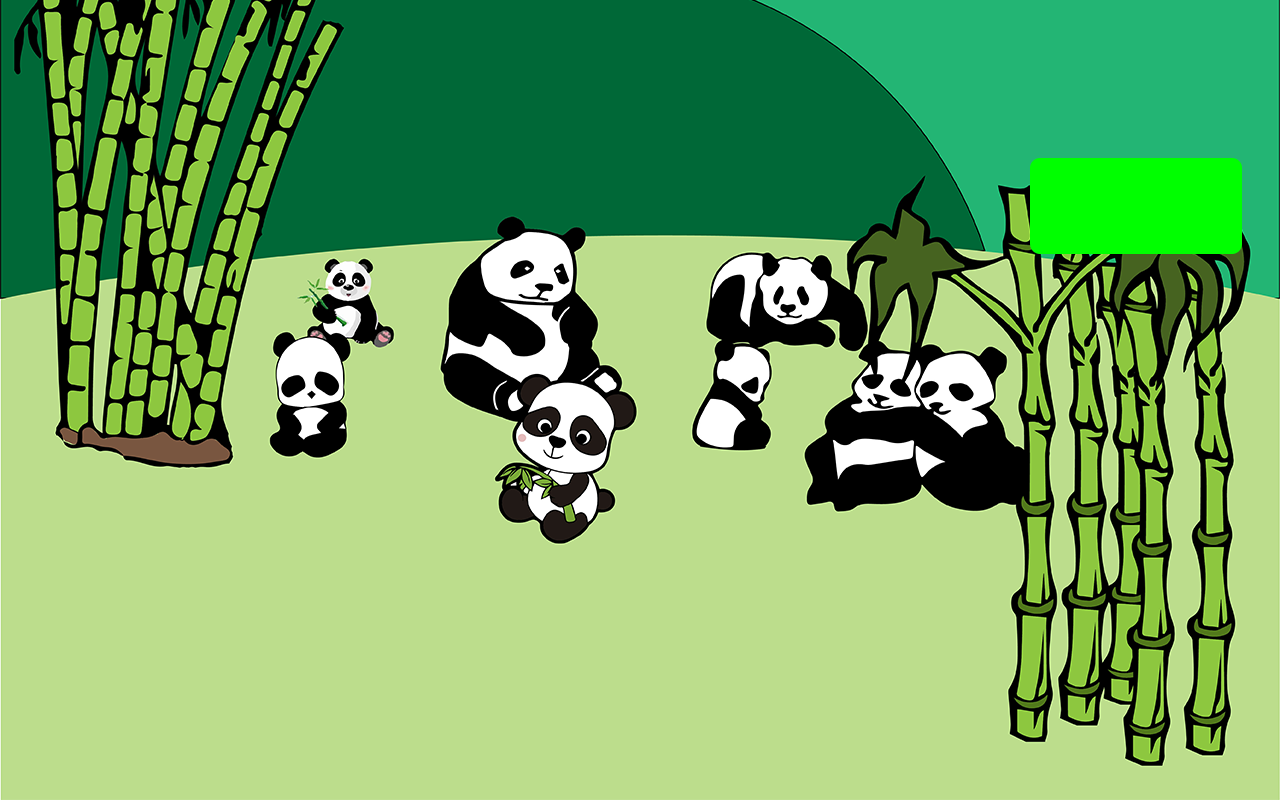
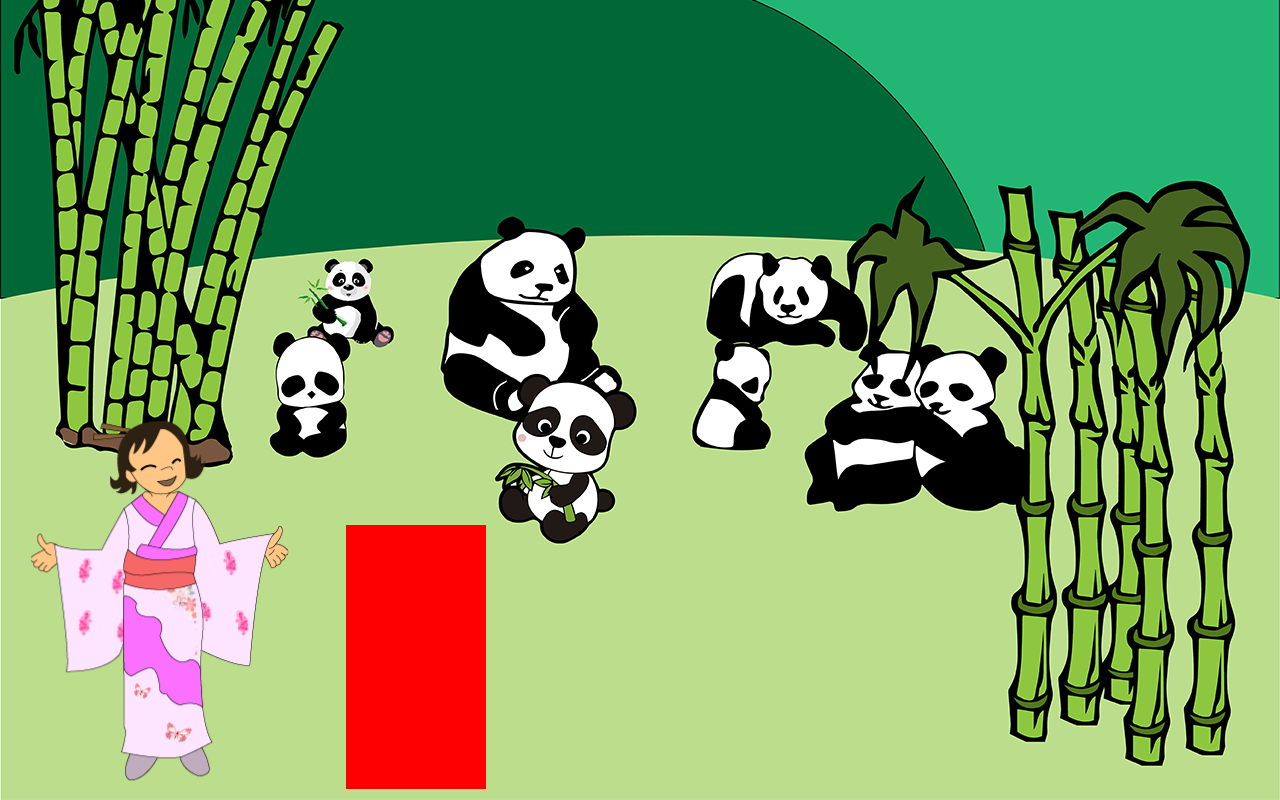
Revision of a layered 1280 × 800 image; what changed, layer by layer:
removed layer "kwkrg" over [left=1030, top=158, right=1242, bottom=254]
added layer "kwkjaponesa" above "kwkexp" over [left=31, top=421, right=289, bottom=781]
added layer "kwkexp" above "FodoChina" over [left=346, top=525, right=486, bottom=789]
